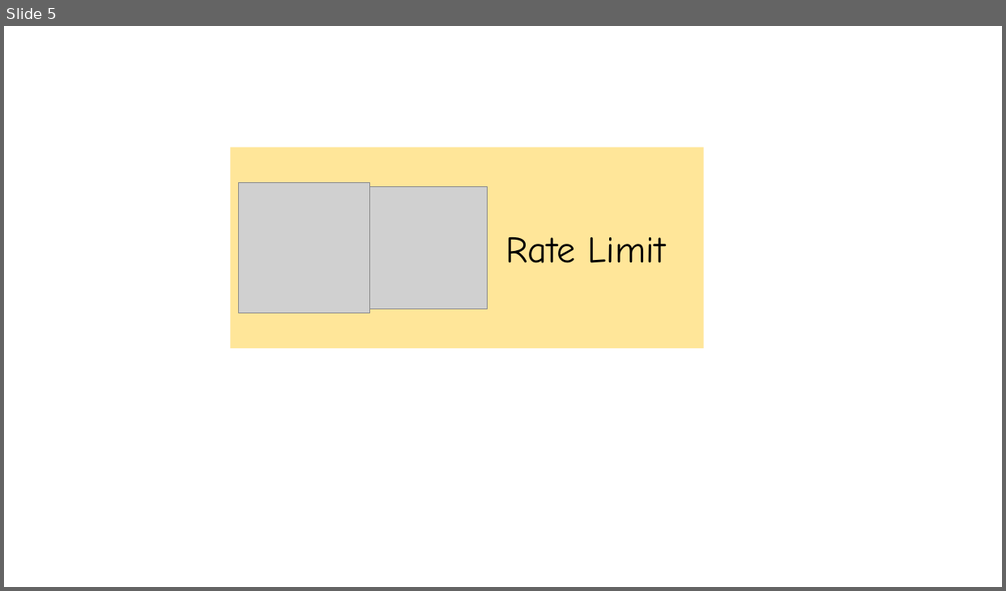
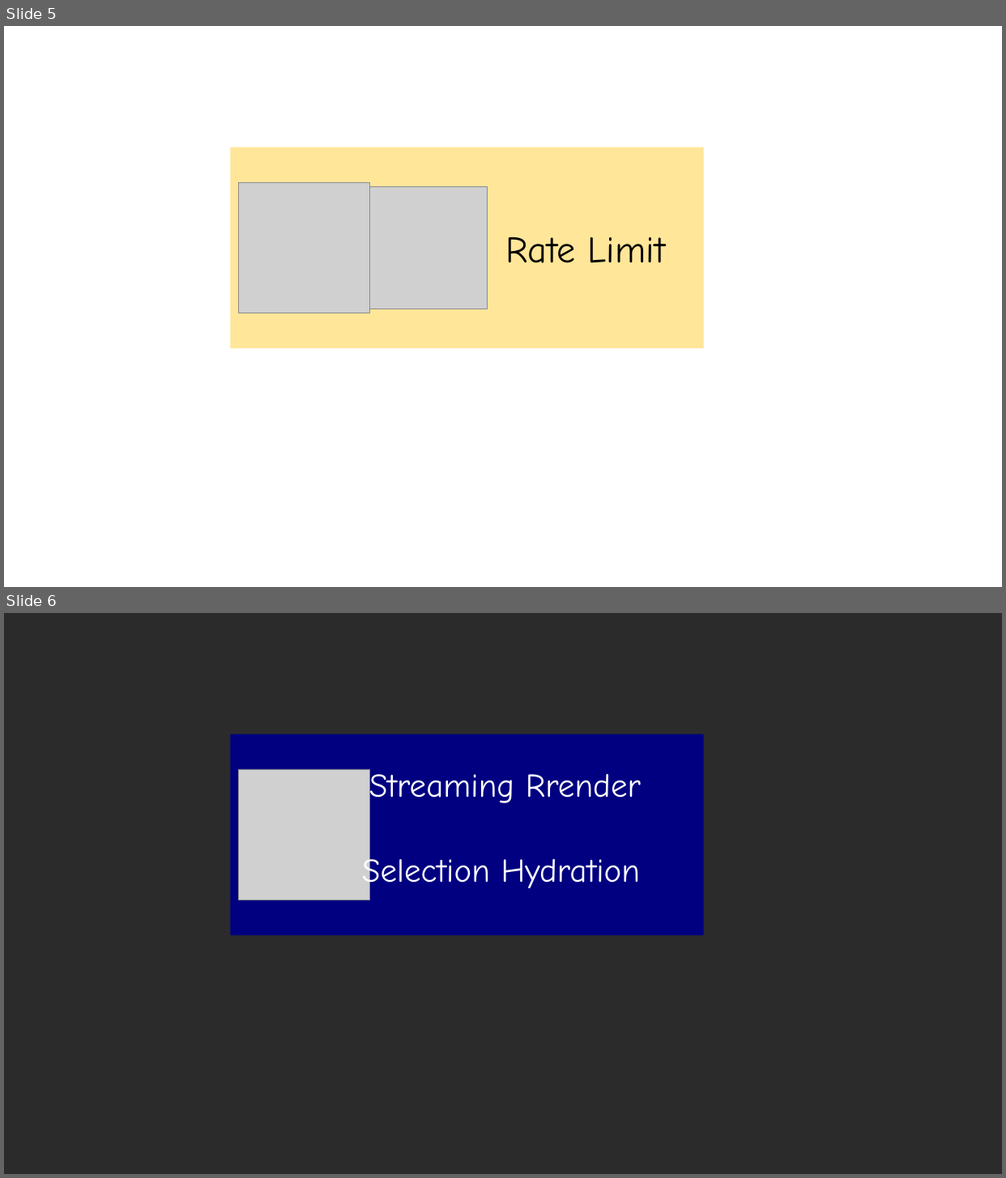
Before and after one commit to ParadeTo/blog, a slide deck: 公众号封面.pptx. Shown one above the other, each under a label of ours: slide 5 before the commit, slides 5 and 6 after it. The pictures are 1006x591 and 1006x1178 pixels, drawn with LibreOffice and Linux fonts; fonts in the diff are those of the drawing; grey boxes stand for pictures; background and template pictures are left out; a plain dark background stands for a picture behind light text. Boxes give left, top, right and bottom in pixels: in the first picture for what was removed or moved away, otherwise in the second. Text is boxed around its words. In the diff, an @@ line names an element or a change of style, - is before the commit and + after.

Commit message:
update react ssr selection hydrate

```diff
--- a/公众号封面.pptx
+++ b/公众号封面.pptx
@@ slide 6 added at [4, 613, 1002, 1174], background picture (left out) @@
@@ rectangle added at [230, 735, 703, 935], fill #000080 @@
@@ picture added at [239, 769, 370, 901] @@
@@ text added at [369, 769, 641, 808], 32 pt, text #FFFFFF @@
+Streaming Rrender
@@ text added at [362, 854, 640, 893], 32 pt, text #FFFFFF @@
+Selection Hydration
```
Also in this commit, not shown: 2 other files.
